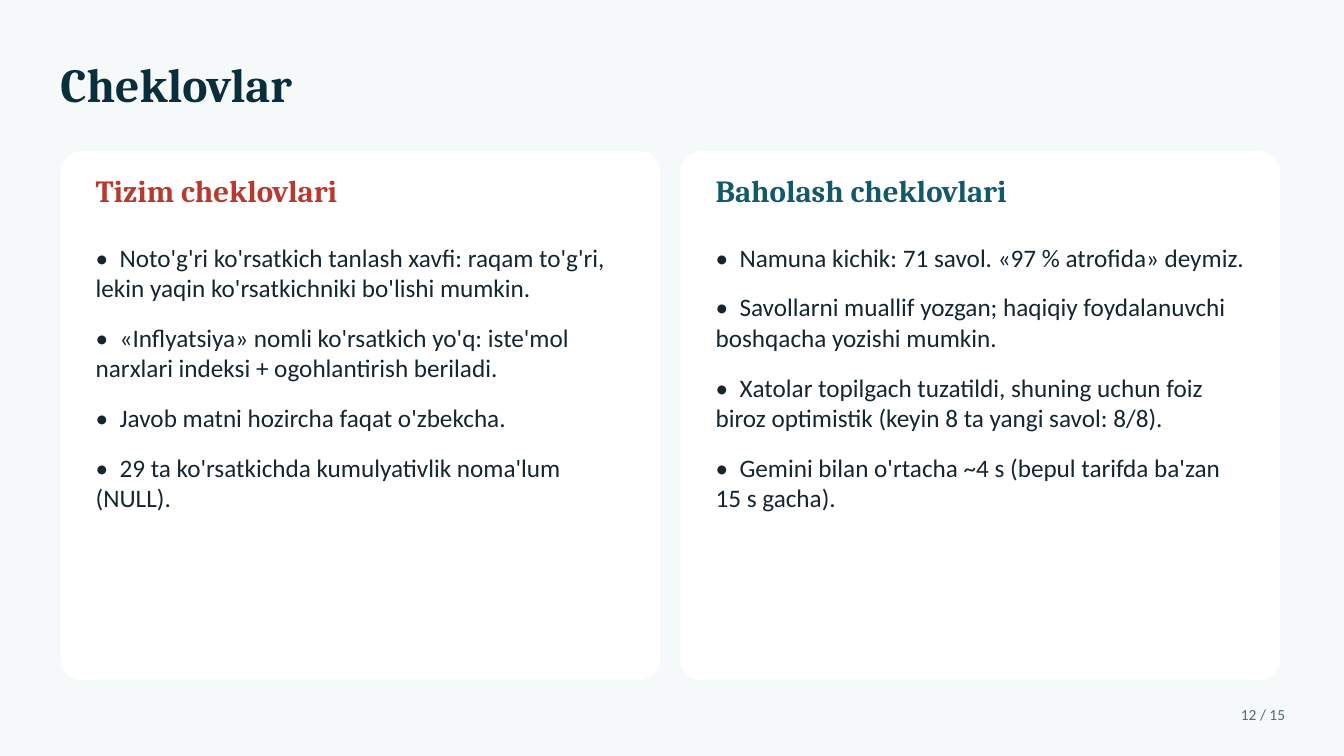
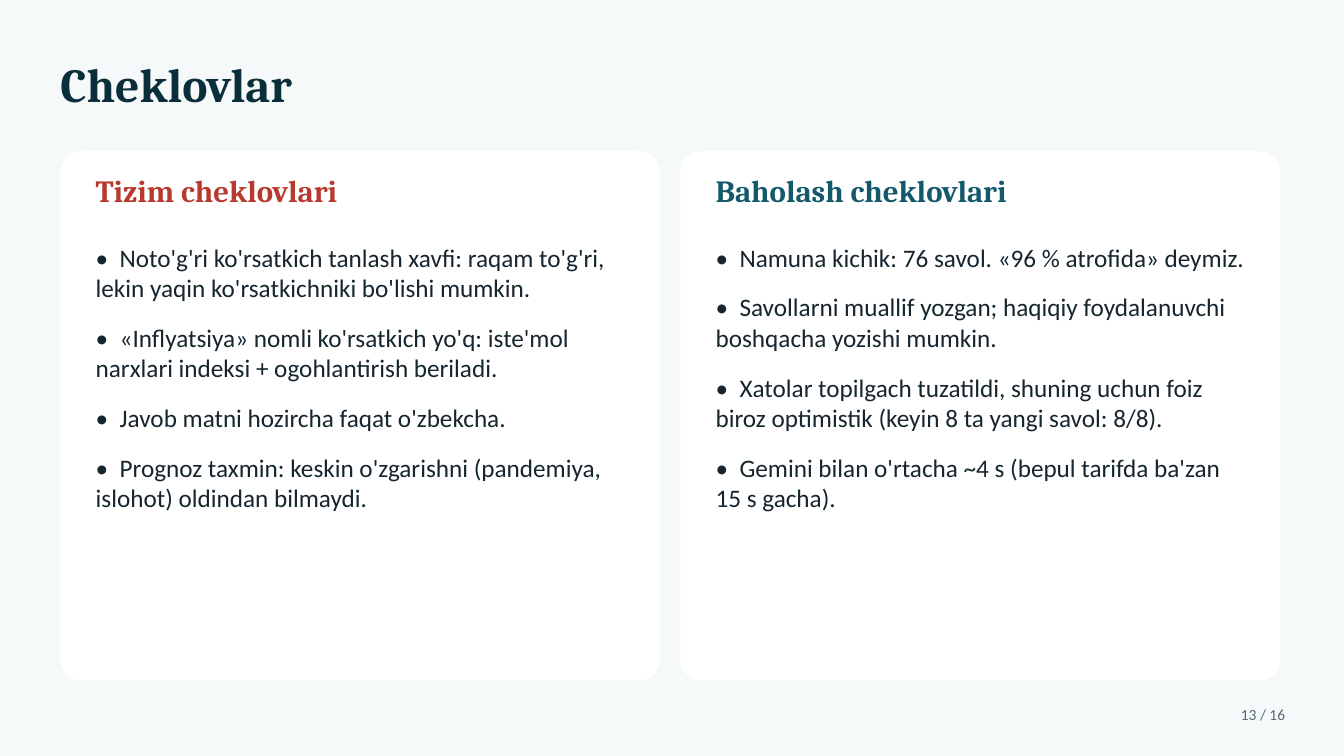
Before and after one commit to shaxzodr562-lab/MCP, a slide deck: slide 13 of SIAT_Yordamchi_taqdimot.pptx (slide 12 before the commit). Drawn at 1344x756 pixels with LibreOffice and Linux fonts; fonts in the diff are those of the drawing. Boxes give left, top, right and bottom in pixels: in the first picture for what was removed or moved away, otherwise in the second. Text is boxed around its words. In the diff, an @@ line names an element or a change of style, - is before the commit and + after.

```diff
--- a/SIAT_Yordamchi_taqdimot.pptx
+++ b/SIAT_Yordamchi_taqdimot.pptx
@@ text at bbox=[740, 249, 1244, 271]: text changed @@
-• Namuna kichik: 71 savol. «97 % atrofida» deymiz.
+• Namuna kichik: 76 savol. «96 % atrofida» deymiz.
@@ text at bbox=[96, 459, 601, 511]: text changed @@
-• 29 ta ko'rsatkichda kumulyativlik noma'lum (NULL).
+• Prognoz taxmin: keskin o'zgarishni (pandemiya, islohot) oldindan bilmaydi.
@@ text at bbox=[1241, 709, 1285, 720]: text changed @@
-12 / 15
+13 / 16
```
Also in this commit, not shown: 14 other slides changed, 1 slide added, 19 other files.
